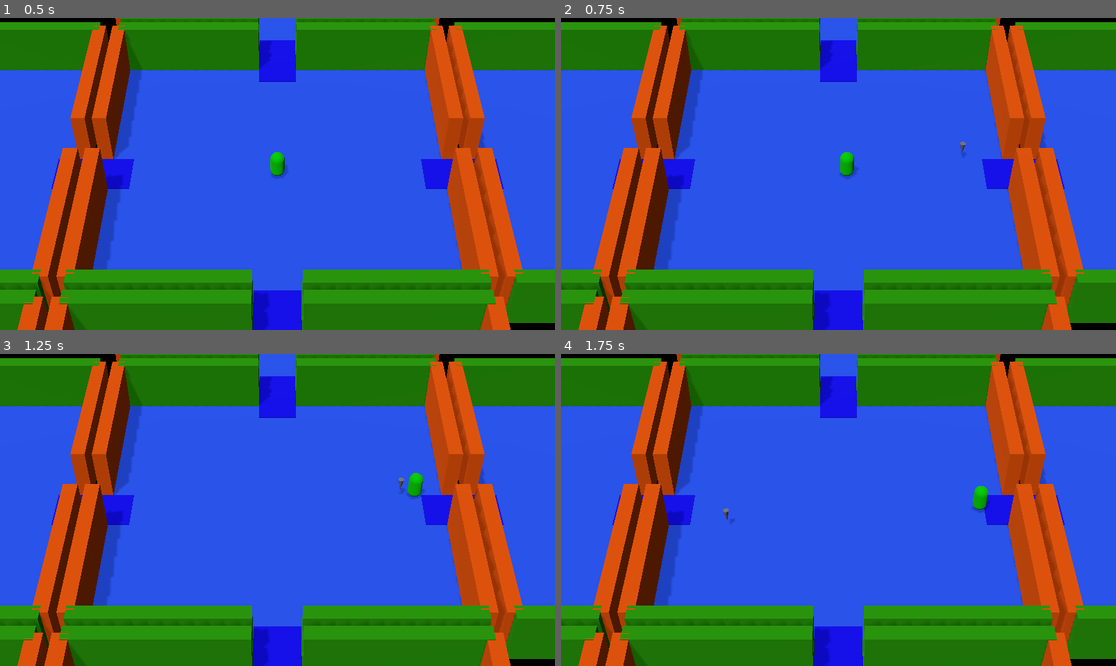
Above: before the commit, frames 1-4 (two rows, left to right).
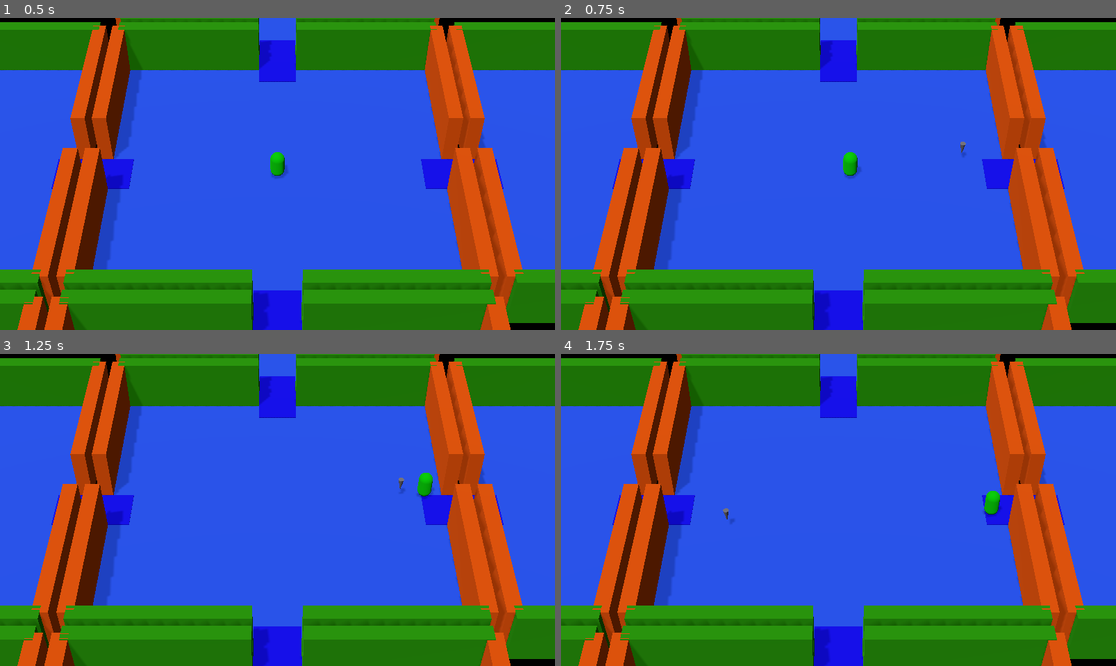
Above: after the commit, the same moments.

Repository: Faramine/rayb-game
Game: Godot game, scene res://world.tscn
Same seed, same stepped clock (60 frames per second), same inputs: the game is played once before the commit and once after it.
Inputs (mouse positions are in pixels of both pictures, inside the frame that each line leads up to):
- Up to frame 1 (0.5 s): no input
- Up to frame 2 (0.75 s): tap Enter at 0.5 s; move the mouse to (960, 158) at 0.52 s; hold D (move_right) from 0.53 s (still down); click (960, 158) at 0.67 s
- Up to frame 3 (1.25 s): keep holding D (move_right)
- Up to frame 4 (1.75 s): move the mouse to (727, 525) at 1.27 s; release D (move_right) at 1.28 s; hold S (move_down) from 1.28 s (still down)

Frame 1 is identical in both runs. In frame 2, 0.1% of the frame differs, in the area x 50-55%, y 42-52%; in frame 3, 0.3%; in frame 4, 0.4%, in the area x 74-80%, y 42-53%.

Commit message:
fix player speed

Diff:
--- a/player.gd
+++ b/player.gd
@@ -2,7 +2,7 @@
 
 @onready var controller = $".."
 
-@export var speed = 0.05
+@export var speed = 7
 @export var friction : float = 13
 var acceleration : Vector3 = Vector3.ZERO
 var dash_speed = 100
@@ -41,7 +41,7 @@
 func input_move2(delta):
 	var direction = controller.move_vector()
 	if direction:
-		acceleration = direction * speed
+		acceleration = direction * speed/100
 	else:
 		acceleration.x = lerp(acceleration.x, 0.0, delta * friction)
 		acceleration.z = lerp(acceleration.z, 0.0, delta * friction)
